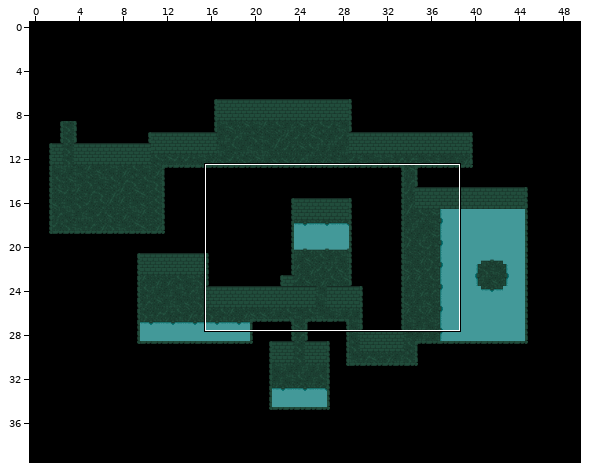
A Tiled map gets an edit: core/assets/Sewer.tmx. Above: a wide view before the commit, with the close-up outlined.
Close-up. Earlier state:
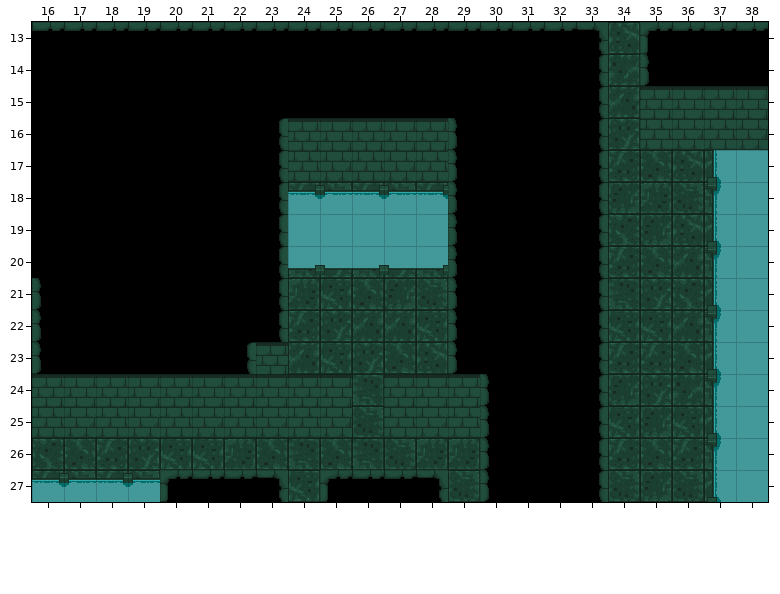
Cells are 32x32 px. Shown: x 16..38, y 13..27.
The result:
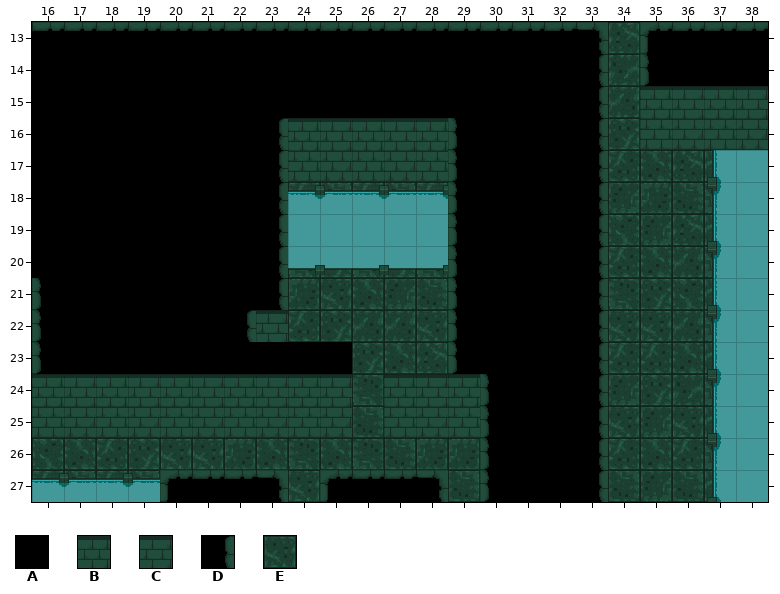
Key: from "Sewer": A 0, B 42, C 45, D 66, E 103.
_ is an empty cell.
Commit message: Edited Sewer Fixed sewer small room layout
Changes in this commit:
Layer "mainLayer":
Tile B gives way to one hidden under a higher layer in row 23 at x 23.
Tile E gives way to one hidden under a higher layer in row 23 at x 25.
The author changed tile D to tile C in row 22 at x 23.
The author changed tile A to tile D in row 22 at x 22.
Layer "overwalls":
Tile A now appears in row 23 at x 22 to 25.
